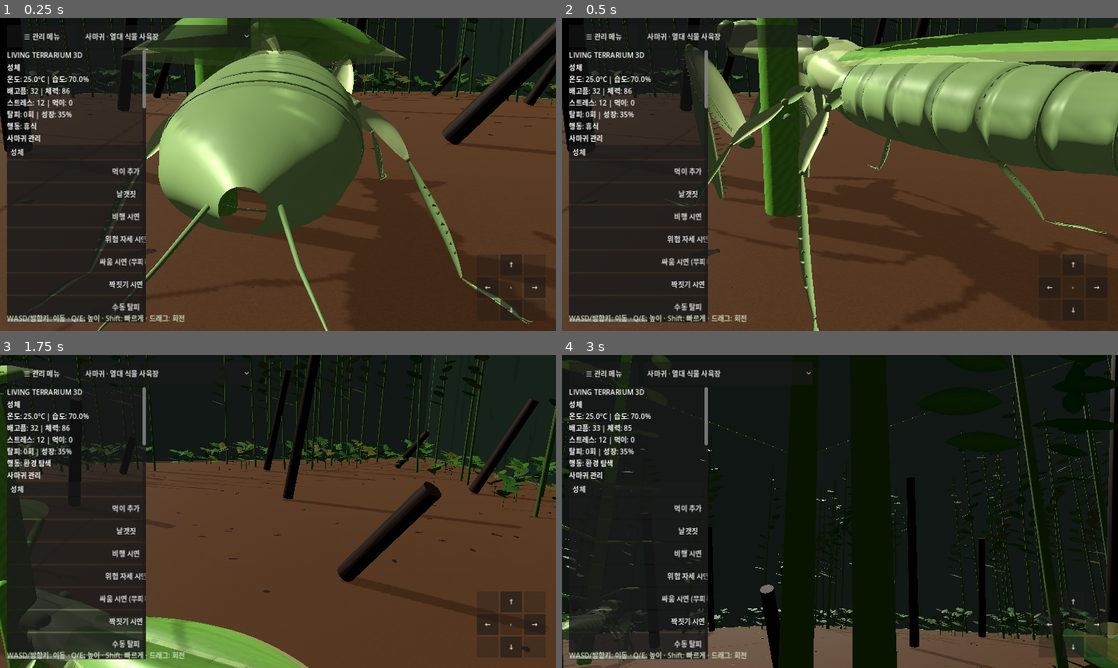
Above: before the commit, frames 1-4 (two rows, left to right).
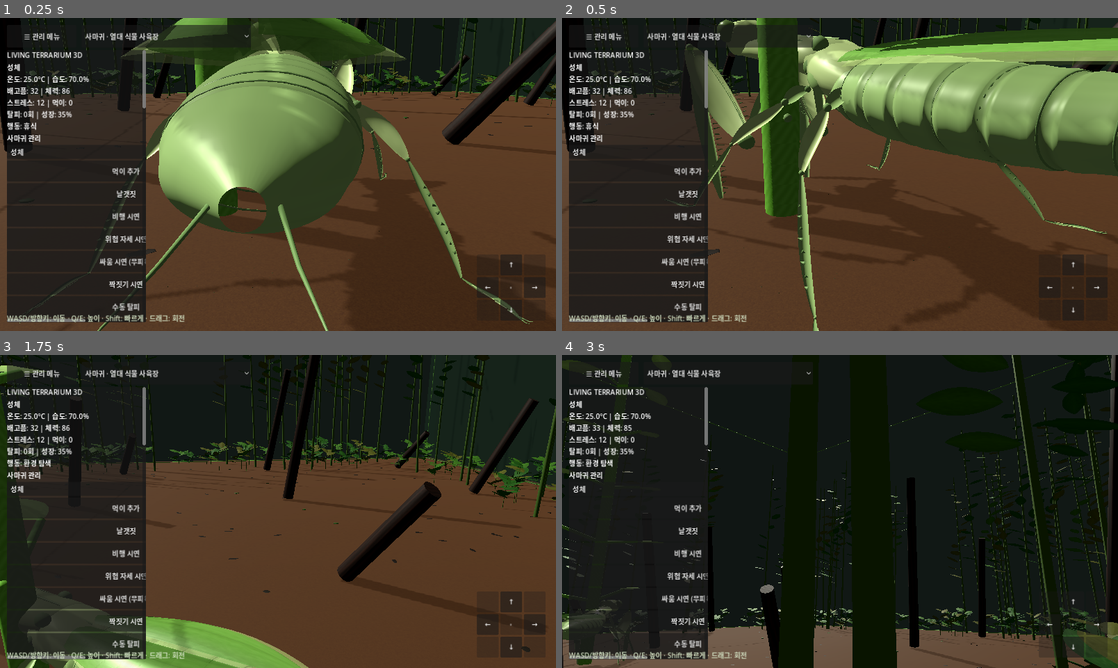
Above: after the commit, the same moments.

Repository: s5vrusg22-stack/LivingTerrarium
Game: Godot game, scene res://scenes/main.tscn
The game is run twice, just before and just after one commit, with the same random seed, the same clock (stepped at 60 frames per second) and the same inputs.
Inputs (mouse positions are in pixels of both pictures, inside the frame that each line leads up to):
- Up to frame 1 (0.25 s): no input
- Up to frame 2 (0.5 s): no input
- Up to frame 3 (1.75 s): tap Enter at 0.5 s; move the mouse to (400, 495) at 0.52 s; hold Right 0.53-1.25 s; hold Q 0.53-1.25 s; click (400, 495) at 0.67 s; drag from (166, 527) to (250, 574) at 1.27 s
- Up to frame 4 (3 s): move the mouse to (895, 442) at 2.02 s; hold Right 2.03-2.75 s; hold Shift 2.03-2.75 s; drag from (812, 574) to (673, 464) at 2.77 s

The runs differ from the first frame. In frame 1, less than 0.1% of the frame differs, in the area x 16-92%, y 1-94%; in frame 2, 0.1%, in the area x 21-96%, y 0-97%; in frame 3, less than 0.1%; in frame 4, less than 0.1%.

Commit message:
Correct inward Base 1 raptorial spines

Diff:
--- a/MODEL_CHANGE.json
+++ b/MODEL_CHANGE.json
@@ -1,7 +1,7 @@
 {
-  "source_commit": "91230ff28b494721bc83541040058373a1045662",
+  "source_commit": "3cf9856f8e48954c312cce7c8ce86ecdf5c15aa8",
   "source_path": "assets/models/base1.glb",
-  "source_git_blob_sha": "8b8857974afe912204b649f0a6ebe5293fca2660",
-  "output_git_blob_sha": "17b3b5f96e5413595d9cc5a41fa33de78d525fbc",
-  "change_summary": "Separate Base1 wing shells with fine venation and relief; add translucent hindwings, softer chitin gloss, and shallow abdominal segmentation."
+  "source_git_blob_sha": "17b3b5f96e5413595d9cc5a41fa33de78d525fbc",
+  "output_git_blob_sha": "e343a9c42eecdfc927881bdded31fd692c17d90e",
+  "change_summary": "Turn left femoral grasping spines inward in model space and remove collapsed Base1 triangles to clean LOD import."
 }
--- a/tests/check_mantis_model_default.gd
+++ b/tests/check_mantis_model_default.gd
@@ -109,15 +109,22 @@
         if femur == null or femur.mesh == null or femur.mesh.get_surface_count() < 4:
             _fail("A raptorial femur with inward spines is missing")
             return
+        var femur_center := _surface_center_in_model(model, femur, 0)
+        var inward_sign := 1.0 if side == "L" else -1.0
         for surface_index in [2, 3]:
-            var femur_vertices: PackedVector3Array = femur.mesh.surface_get_arrays(surface_index)[Mesh.ARRAY_VERTEX]
-            var mean_x := 0.0
-            for vertex in femur_vertices:
-                mean_x += vertex.x
-            mean_x /= maxf(float(femur_vertices.size()), 1.0)
-            if (side == "L" and mean_x <= 0.0) or (side == "R" and mean_x >= 0.0):
-                _fail("%s femur spines point outward instead of toward the center" % side)
+            var spine_center := _surface_center_in_model(model, femur, surface_index)
+            if inward_sign * (spine_center.x - femur_center.x) <= 0.01:
+                _fail("%s femur spines point outward instead of toward the body" % side)
                 return
+        var tibia := model.find_child("Raptor_%s_Tibia" % side, true, false) as MeshInstance3D
+        if tibia == null or tibia.mesh == null or tibia.mesh.get_surface_count() < 3:
+            _fail("A toothed raptorial tibia is missing")
+            return
+        var tibia_center := _surface_center_in_model(model, tibia, 0)
+        var teeth_center := _surface_center_in_model(model, tibia, 2)
+        if inward_sign * (teeth_center.x - tibia_center.x) <= 0.01:
+            _fail("%s tibial teeth point outward instead of toward the femur" % side)
+            return
 
     var stage_picker := app.get("stage_picker") as OptionButton
     if stage_picker == null or stage_picker.item_count != 7:
@@ -246,6 +253,15 @@
     print("Mantis simulation check passed: Base 1 GLB, six instars, flight and social behavior, and free camera")
     quit()
 
+func _surface_center_in_model(model: Node3D, part: MeshInstance3D, surface_index: int) -> Vector3:
+    var arrays: Array = part.mesh.surface_get_arrays(surface_index)
+    var vertices: PackedVector3Array = arrays[Mesh.ARRAY_VERTEX]
+    var local_center := Vector3.ZERO
+    for vertex in vertices:
+        local_center += vertex
+    local_center /= maxf(float(vertices.size()), 1.0)
+    return model.to_local(part.to_global(local_center))
+
 func _fail(message: String) -> void:
     push_error(message)
     quit(1)
Binary file changed: assets/models/base1.glb
Not shown, changed: AGENTS.md
Not shown, changed: README_v8.3.md
Not shown, changed: tests/check_base1_baseline.py
Not shown, changed: tests/check_base1_mantis_refinement.py
